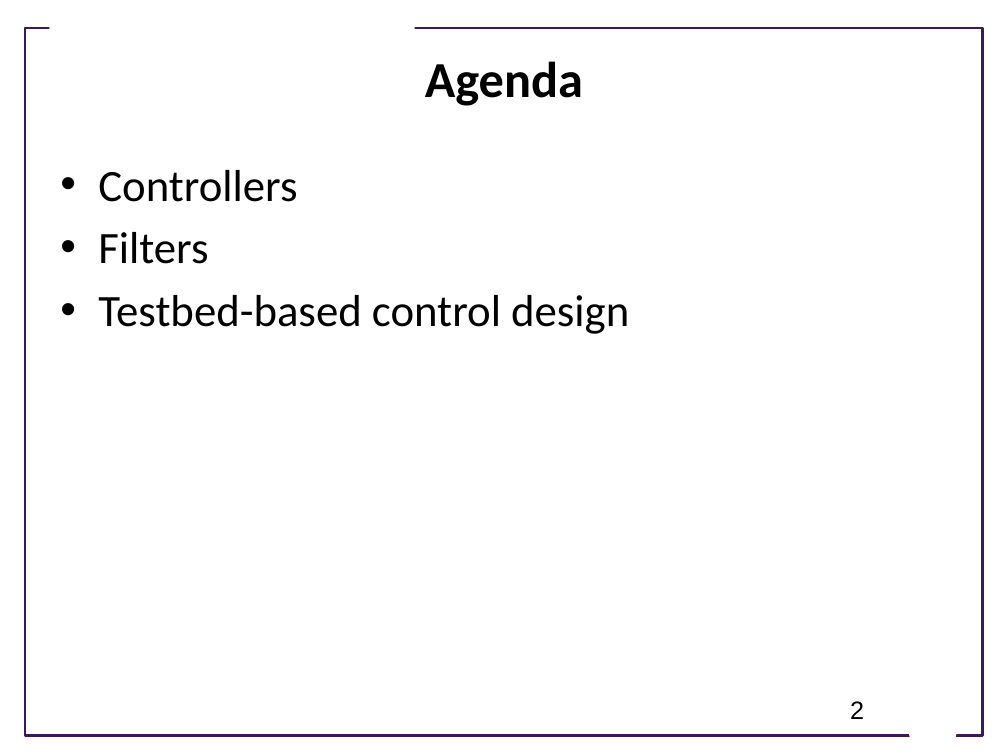
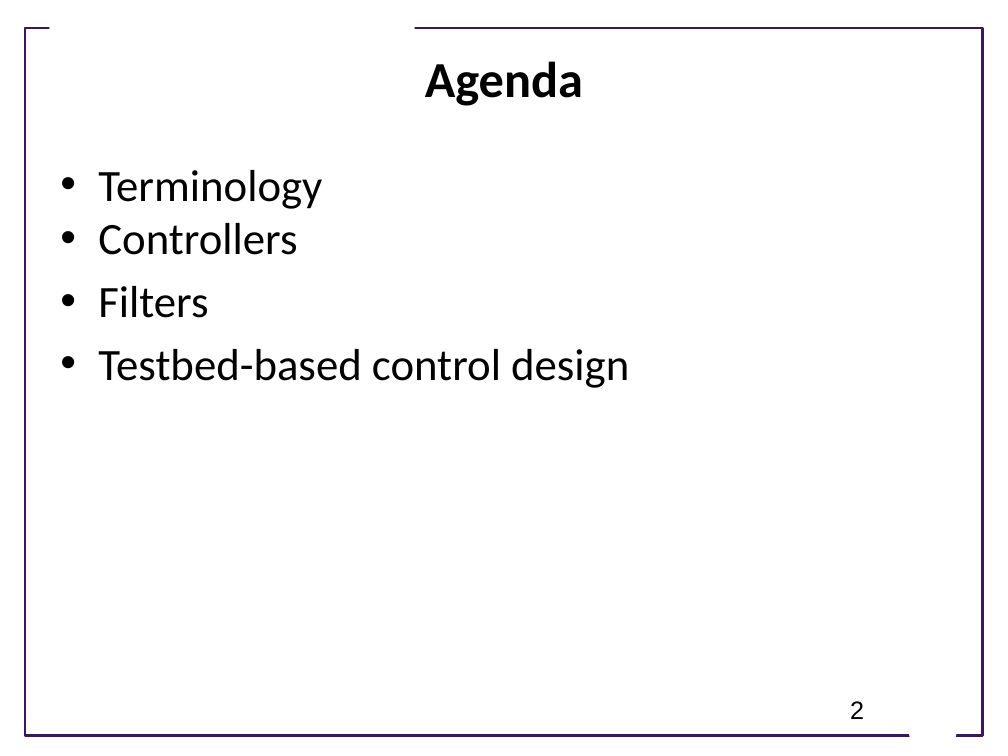
Before and after one commit to joseph-hellerstein/advanced-controls-lectures, a slide deck: slide 2 of lectures/lecture_02-elements-of-closed-loop-systems/elements_of_closed_loop_systems.pptx. Drawn at 1008x756 pixels with LibreOffice and Linux fonts; fonts in the diff are those of the drawing; background and template pictures are left out. Boxes give left, top, right and bottom in pixels: in the first picture for what was removed or moved away, otherwise in the second. Text is boxed around its words. In the diff, an @@ line names an element or a change of style, - is before the commit and + after.

```diff
--- a/lectures/lecture_02-elements-of-closed-loop-systems/elements_of_closed_loop_systems.pptx
+++ b/lectures/lecture_02-elements-of-closed-loop-systems/elements_of_closed_loop_systems.pptx
@@ text at [98, 170, 322, 209]: paragraph added @@
+• Terminology
```
Also in this commit, not shown: 2 other slides changed, 1 slide added, 1 slide removed, 5 other files.
